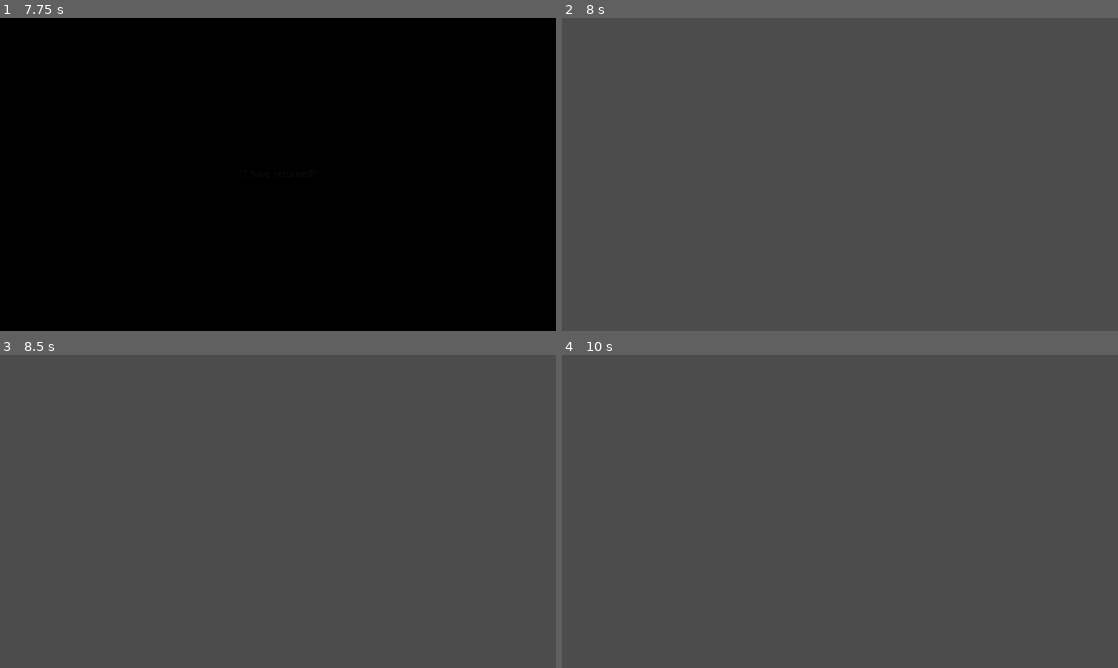
Above: before the commit, frames 1-4 (two rows, left to right).
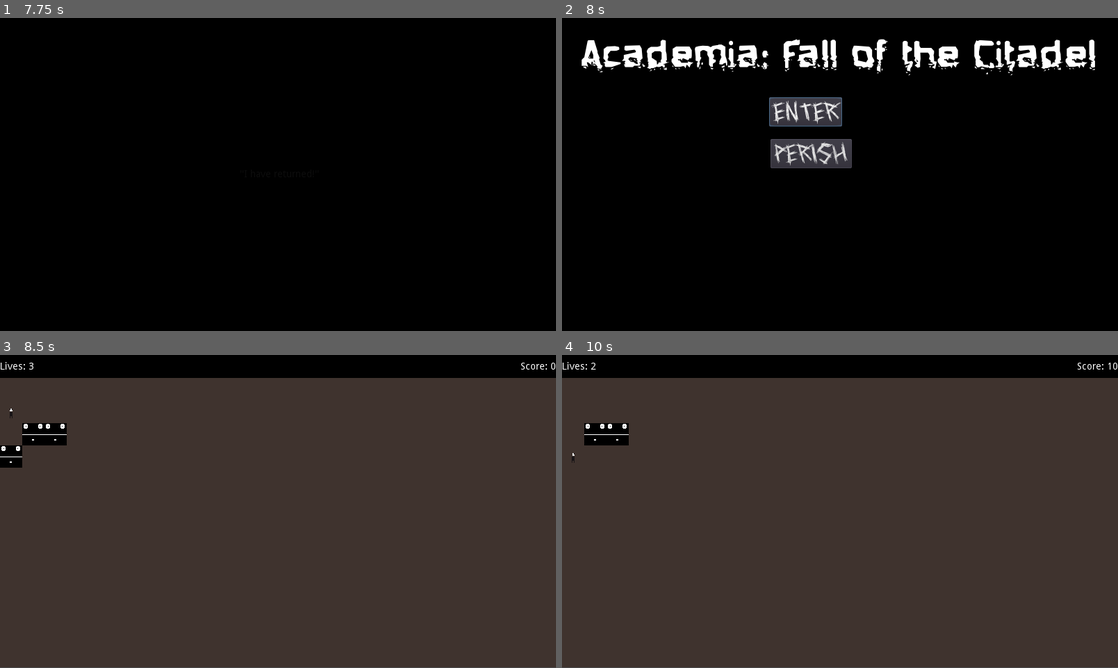
Above: after the commit, the same moments.

Repository: Academia-Team/Academia-Fall-of-the-Citadel
Game: Godot game, scene res://scene/intro.tscn
The game is run twice, just before and just after one commit, with the same random seed, the same clock (stepped at 60 frames per second) and the same inputs. This scene is started directly instead of the project's main scene.
Inputs (mouse positions are in pixels of both pictures, inside the frame that each line leads up to):
- Up to frame 1 (7.75 s): tap Enter at 0.5, 2, 3.5 s; hold Right (move_right) 0.53-1.28 s; tap Space (action) at 0.6, 1.25, 2.1, 2.75, 3.6, 4.25, 5.1, 6.6 s; hold Down (move_down) 1.28-2.03 s; tap Ctrl (stay) every 1.5 s from 1.35 to 7.35 s; hold Right (move_right) 2.03-2.78 s; hold Up (move_up) 2.78-3.53 s; hold Left (move_left) 3.53-5.03 s; hold Down (move_down) 5.03-5.78 s; hold Right (move_right) 5.78-6.53 s; hold Up (move_up) 6.53-7.28 s; hold Right (move_right) from 7.28 s (still down)
- Up to frame 2 (8 s): keep holding Right (move_right)
- Up to frame 3 (8.5 s): release Right (move_right) at 8 s; click (244, 448) at 8 s, where only the run after the commit has a clickable "Enter"
- Up to frame 4 (10 s): hold Down (move_down) 8.78-9.53 s; tap Space (action) at 8.85 s; hold Left (move_left) from 9.53 s (still down); tap Ctrl (stay) at 9.6 s

Frame 1 is identical in both runs. In frame 2, 98% of the frame differs, in the area x 0-100%, y 0-100%; in frame 3, 100%; in frame 4, 100%.

Commit message:
Have Intro scene lead into the menu

Diff:
--- a/scene/intro.gd
+++ b/scene/intro.gd
@@ -1,15 +1,11 @@
 extends ColorRect
 
+const menu_scene = preload("res://scene/menu.tscn")
 
-# Declare member variables here. Examples:
-# var a = 2
-# var b = "text"
 var shouldFadeLabelOut
 var fontRGBVal
 var fontColor
 
-
-# Called when the node enters the scene tree for the first time.
 func _ready():
 	shouldFadeLabelOut = false
 	fontRGBVal = 0
@@ -19,8 +15,6 @@
 func getDesiredColor():
 	return Color8(fontRGBVal, fontRGBVal, fontRGBVal)
 
-
-# Called every frame. 'delta' is the elapsed time since the previous frame.
 func _process(delta):
 	if not shouldFadeLabelOut:
 		fadeLabelIn()
@@ -37,9 +31,8 @@
 		fontRGBVal = fontRGBVal - 1
 		$Label.add_color_override("font_color", getDesiredColor())
 
-
 func _on_fadetimer_timeout():
 	if not shouldFadeLabelOut:
 		shouldFadeLabelOut = true
 	else:
-		call_deferred("free")
+		get_tree().change_scene_to(menu_scene)
